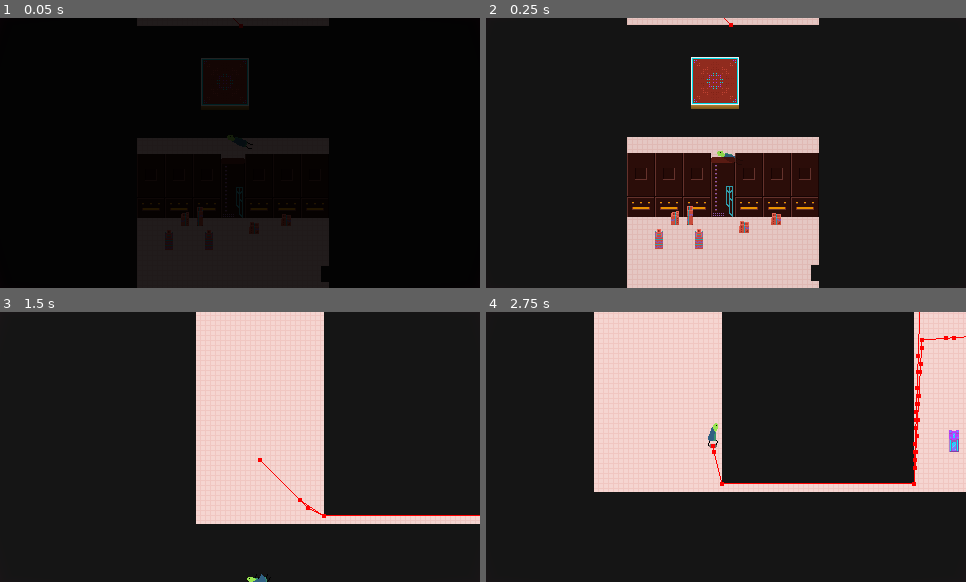
Above: before the commit, frames 1-4 (two rows, left to right).
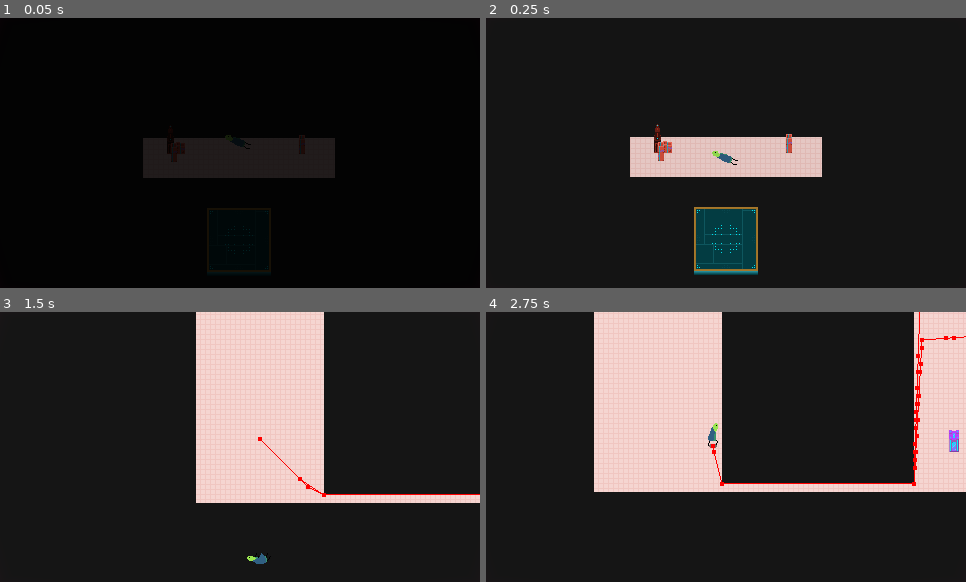
Above: after the commit, the same moments.

Repository: ehj37/Lizard-Mini
Game: Godot game, scene res://scenes/levels/level2.tscn
Same seed, same stepped clock (60 frames per second), same inputs: the game is played once before the commit and once after it. Sound files missing from this copy of the repository are replaced by a short silence.
Inputs (mouse positions are in pixels of both pictures, inside the frame that each line leads up to):
- Up to frame 1 (0.05 s): no input
- Up to frame 2 (0.25 s): no input
- Up to frame 3 (1.5 s): move the mouse to (345, 433) at 0.52 s; press the mouse at (345, 433) at 0.53 s; hold Right (move_right) 0.53-1.28 s; move the mouse to (144, 460) at 1.27 s; release the mouse at (144, 460) at 1.28 s; hold Down (move_down) from 1.28 s (still down); tap Space (dash) at 1.35 s
- Up to frame 4 (2.75 s): move the mouse to (774, 387) at 2.02 s; release Down (move_down) at 2.03 s; hold Right (move_right) from 2.03 s (still down); hold E (interact) from 2.03 s (still down)

The runs differ from the first frame. In frame 1, 15% of the frame differs, in the area x 28-70%, y 0-100%; in frame 2, 19%, in the area x 29-70%, y 0-100%; in frame 3, 4.6%; in frame 4, nothing differs.

Commit message:
Variable camera shake amounts, extra shake on enemy killed

Diff:
--- a/autoload/signal_bus.gd
+++ b/autoload/signal_bus.gd
@@ -1,8 +1,10 @@
 extends Node
 
 @warning_ignore("unused_signal")
-signal shake_camera
+signal shake_camera(shake_magnitude: CameraShakeMagnitude)
 @warning_ignore("unused_signal")
 signal focus_camera(target: Vector2)
 @warning_ignore("unused_signal")
 signal unfocus_camera
+
+enum CameraShakeMagnitude { SMALL, MEDIUM, LARGE }
--- a/project.godot
+++ b/project.godot
@@ -28,9 +28,9 @@
 InteractionManager="*res://autoload/interaction_manager.gd"
 SignalBus="*res://autoload/signal_bus.gd"
 ScreenFader="*res://autoload/screen_fader/screen_fader.tscn"
+HurtOverlay="*res://ui/overlays/hurt_overlay/hurt_overlay.tscn"
 LevelManager="*res://autoload/level_manager.gd"
 PauseMenu="*res://ui/pause_menu/pause_menu.tscn"
-HurtOverlay="*res://ui/overlays/hurt_overlay/hurt_overlay.tscn"
 CinemaOverlay="*uid://c7a371mpj1olr"
 DebugMenu="*uid://cifgxsdrxtsg1"
 
--- a/scenes/enemies/golem/state/slam.gd
+++ b/scenes/enemies/golem/state/slam.gd
@@ -19,7 +19,7 @@
 func enter(data: Dictionary = {}) -> void:
 	_is_combo = data.get("is_combo", false)
 
-	SignalBus.shake_camera.emit()
+	SignalBus.shake_camera.emit(SignalBus.CameraShakeMagnitude.SMALL)
 	golem.animation_player.play("slam")
 	SoundEffectManager.play_at(slam_sound_effect_config, golem.global_position)
 
--- a/scenes/enemies/wisp/wisp.gd
+++ b/scenes/enemies/wisp/wisp.gd
@@ -42,7 +42,7 @@
 	state_machine.transition_to("Death")
 
 
-func _on_hitbox_blood_drawn(hurtbox_owner_type: Hitbox.HurtboxOwnerType) -> void:
+func _on_hitbox_blood_drawn(hurtbox_owner_type: Hitbox.HurtboxOwnerType, _is_lethal: bool) -> void:
 	# Power through breakable obstacles without dying.
 	if hurtbox_owner_type == Hitbox.HurtboxOwnerType.UNCATEGORIZED:
 		return
--- a/scenes/health_component/health_component.gd
+++ b/scenes/health_component/health_component.gd
@@ -36,6 +36,10 @@
 		current_health = 1
 
 
+func is_health_depleted() -> bool:
+	return current_health == 0
+
+
 func add_health(amount: int) -> void:
 	var pre_add_health: int = current_health
 	var post_add_health: int = min(current_health + amount, max_health)
--- a/scenes/hitbox/hitbox.gd
+++ b/scenes/hitbox/hitbox.gd
@@ -2,7 +2,7 @@
 
 extends Area2D
 
-signal blood_drawn(hurtbox_owner_type: HurtboxOwnerType)
+signal blood_drawn(hurtbox_owner_type: HurtboxOwnerType, is_lethal: bool)
 
 enum DamageType { ENEMY, PLAYER, EXPLOSIVE, FIRE }
 enum HurtboxOwnerType { UNCATEGORIZED, PLAYER, ENEMY }
@@ -46,7 +46,8 @@
 	else:
 		hurtbox_owner_type = HurtboxOwnerType.UNCATEGORIZED
 
-	blood_drawn.emit(hurtbox_owner_type)
+	if hurtbox.health_component:
+		blood_drawn.emit(hurtbox_owner_type, hurtbox.health_component.is_health_depleted())
 
 
 func _ready() -> void:
--- a/scenes/levels/level2.tscn
+++ b/scenes/levels/level2.tscn
@@ -62,7 +62,7 @@
 metadata/_custom_type_script = "uid://ddrve4myklki5"
 
 [node name="Player" parent="." unique_id=155206965 instance=ExtResource("2_niitk")]
-position = Vector2(-456, -376)
+position = Vector2(-464, 240)
 
 [node name="PlayerCamera" parent="." unique_id=787665818 node_paths=PackedStringArray("player") instance=ExtResource("3_d5djh")]
 player = NodePath("../Player")
--- a/scenes/objects/explosive_canister/explosive_canister.gd
+++ b/scenes/objects/explosive_canister/explosive_canister.gd
@@ -29,6 +29,6 @@
 	explosion.global_position = global_position
 	LevelManager.current_level.add_child(explosion)
 
-	SignalBus.shake_camera.emit()
+	SignalBus.shake_camera.emit(SignalBus.CameraShakeMagnitude.LARGE)
 
 	queue_free()
--- a/scenes/player/player.gd
+++ b/scenes/player/player.gd
@@ -128,10 +128,18 @@
 			_pressed_movement_inputs.erase(movement_input)
 
 
-func _on_hitbox_sword_blood_drawn(hurtbox_owner_type: Hitbox.HurtboxOwnerType) -> void:
+func _on_hitbox_sword_blood_drawn(
+	hurtbox_owner_type: Hitbox.HurtboxOwnerType, is_lethal: bool
+) -> void:
 	match hurtbox_owner_type:
 		Hitbox.HurtboxOwnerType.ENEMY:
-			SignalBus.shake_camera.emit()
+			var shake_magnitude: SignalBus.CameraShakeMagnitude
+			if is_lethal:
+				shake_magnitude = SignalBus.CameraShakeMagnitude.LARGE
+			else:
+				shake_magnitude = SignalBus.CameraShakeMagnitude.SMALL
+
+			SignalBus.shake_camera.emit(shake_magnitude)
 			SoundEffectManager.play(_sword_connect_sound_effect_config)
 
 
@@ -139,6 +147,7 @@
 	damage_direction: Vector2, damage_types: Array[Hitbox.DamageType]
 ) -> void:
 	hurt.emit()
+	SignalBus.shake_camera.emit(SignalBus.CameraShakeMagnitude.SMALL)
 	HurtOverlay.apply()
 	shader_animation_player.play("hurt_flash")
 	SoundEffectManager.play(_ouch_sound_effect_config)
@@ -160,7 +169,7 @@
 
 
 func _take_burn_damage() -> void:
-	hurt.emit()
+	SignalBus.shake_camera.emit(SignalBus.CameraShakeMagnitude.SMALL)
 	HurtOverlay.apply()
 	shader_animation_player.play("hurt_flash")
 	SoundEffectManager.play(_singe_sound_effect_config)
--- a/scenes/player/player.tscn
+++ b/scenes/player/player.tscn
@@ -1349,6 +1349,7 @@
 [node name="BurnTimer" type="Timer" parent="." unique_id=542155501]
 
 [node name="SwordBonkDetector" type="Area2D" parent="." unique_id=1287364256]
+visible = false
 collision_layer = 0
 
 [node name="CollisionPolygon" type="CollisionPolygon2D" parent="SwordBonkDetector" unique_id=693685968]
--- a/scenes/player_camera/player_camera.gd
+++ b/scenes/player_camera/player_camera.gd
@@ -3,8 +3,10 @@
 extends Camera2D
 
 const ORIENTATION_OFFSET: int = 30
-const INITIAL_SHAKE_MAGNITUDE: float = 7.0
-const SHAKE_DIMINISH_SPEED: float = 50.0
+const INITIAL_SHAKE_MAGNITUDE_SMALL: float = 7.0
+const INITIAL_SHAKE_MAGNITUDE_MEDIUM: float = 10.0
+const INITIAL_SHAKE_MAGNITUDE_LARGE: float = 12.0
+const SHAKE_DIMINISH_SPEED: float = 75.0
 const PAN_SPEED: float = 250.0
 
 @export var player: Player
@@ -24,7 +26,6 @@
 
 
 func _ready() -> void:
-	player.hurt.connect(_begin_shake)
 	SignalBus.shake_camera.connect(_begin_shake)
 	SignalBus.focus_camera.connect(_on_focus)
 	SignalBus.unfocus_camera.connect(func() -> void: _focused = false)
@@ -73,8 +74,14 @@
 	global_position = Vector2(target_x, target_y)
 
 
-func _begin_shake() -> void:
-	_current_shake_magnitude = INITIAL_SHAKE_MAGNITUDE
+func _begin_shake(shake_magnitude: SignalBus.CameraShakeMagnitude) -> void:
+	match shake_magnitude:
+		SignalBus.CameraShakeMagnitude.LARGE:
+			_current_shake_magnitude = INITIAL_SHAKE_MAGNITUDE_LARGE
+		SignalBus.CameraShakeMagnitude.MEDIUM:
+			_current_shake_magnitude = INITIAL_SHAKE_MAGNITUDE_MEDIUM
+		SignalBus.CameraShakeMagnitude.SMALL:
+			_current_shake_magnitude = INITIAL_SHAKE_MAGNITUDE_SMALL
 
 
 func _on_focus(target: Vector2) -> void:
Not shown: 3 places in scenes/player/player.tscn that only renumber resources
